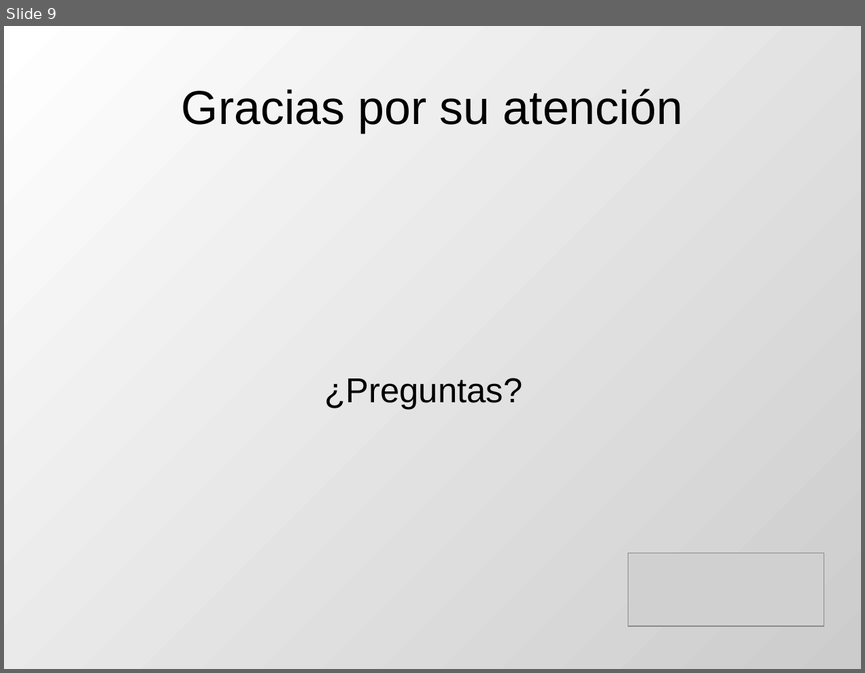
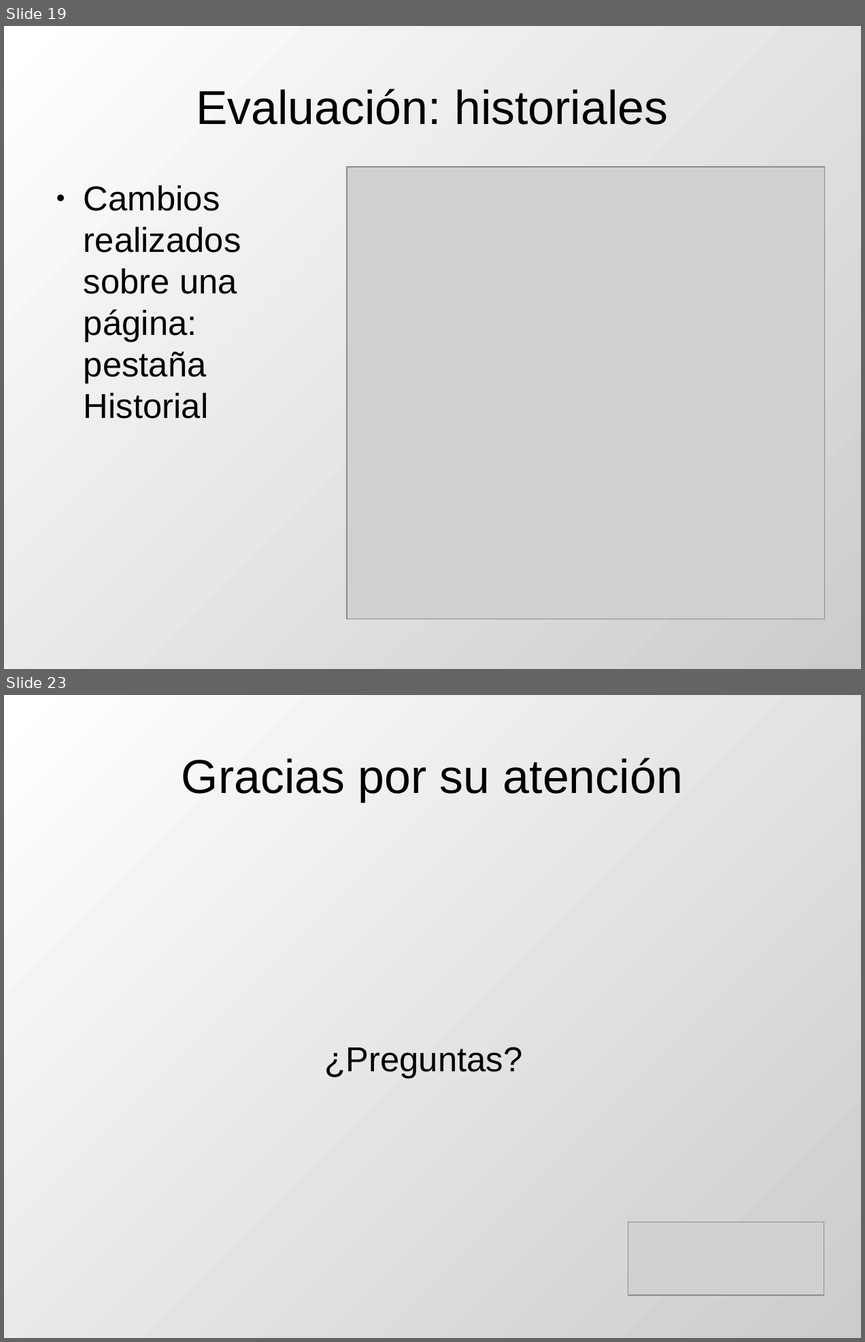
Before and after one commit to DrPantera/wikis4education, a slide deck: uca-2013_07/tema-3-WikisEnMoodle.odp. Shown one above the other, each under a label of ours: slide 9 before the commit, slides 19 and 23 after it; the slides between them are not shown. The pictures are 865x673 and 865x1342 pixels, drawn with LibreOffice and Linux fonts; fonts in the diff are those of the drawing; grey boxes stand for pictures. Boxes give left, top, right and bottom in pixels: in the first picture for what was removed or moved away, otherwise in the second. Text is boxed around its words. In the diff, an @@ line names an element or a change of style, - is before the commit and + after.

```diff
--- a/uca-2013_07/tema-3-WikisEnMoodle.odp
+++ b/uca-2013_07/tema-3-WikisEnMoodle.odp
@@ slide 19 added at box(4, 26, 861, 669), background gradient #FFFFFF to #CCCCCC @@
@@ title added at box(196, 89, 668, 125), 44 pt, text #000000 @@
+Evaluación: historiales
@@ picture added at box(347, 167, 825, 618) @@
@@ text added at box(84, 185, 241, 418), 32 pt, text #000000 @@
+● Cambios realizados sobre una página: pestaña Historial
@@ what was slide 9 is now slide 23 @@
```
Also in this commit, not shown: 3 slides changed, 16 other slides added, 3 slides removed.
